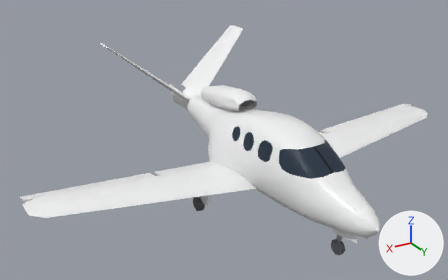
A saved change to the Blender file planes/Cirrus_Vision_Jet/agent_workspace/exports/Cirrus_Vision_Jet_master.blend.
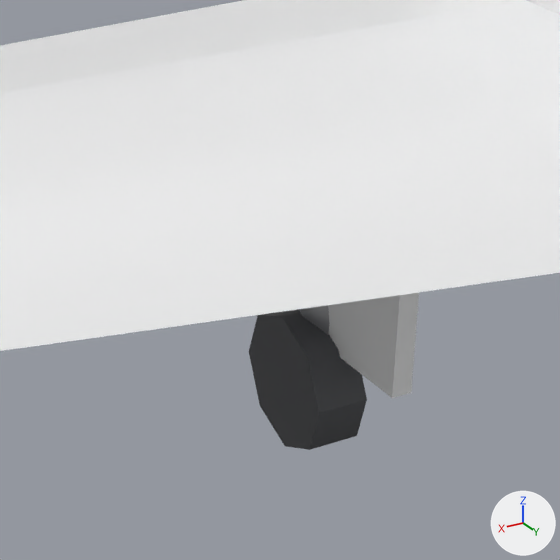
Each version is shown whole from a camera (50 mm lens) standing at (8.21, 11.64, 7.8) and looking at (0.64, -0.98, 1.49), then close up on the part from 37% to 50% of the width and 59% to 80% of the height. The lights are fixed; the arrows at lower right show +X, +Y and +Z. The first two pictures are the older version.

Objects in the first close-up: 'Flap_Right.001', 'GearDoor_Right.001', 'LandingGear_Right.002', 'Wheel_Right.002', 'Wing_Right.002' and 1 more.
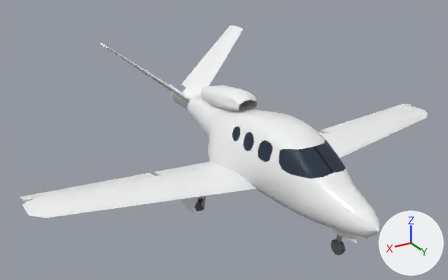
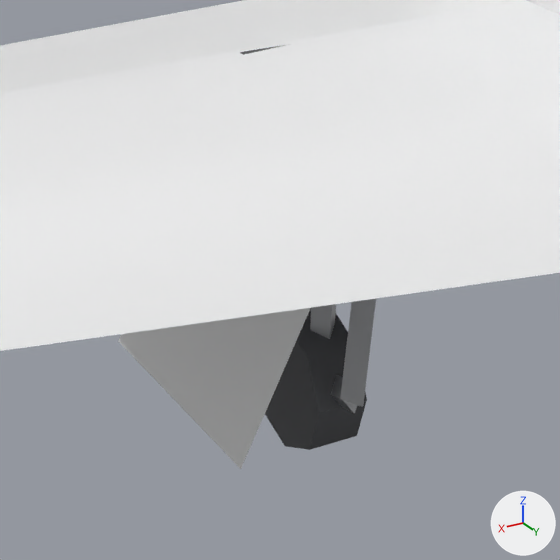
Changed parts and their boxes [x1, y1, x2, y2] in the close-ups (560 x 560 px):
'BayDoor_Main_Right', added
    after: [118, 308, 310, 469]
'GearDoor_Right.001', deleted
    before: [328, 292, 419, 398]
'LandingGear_Right.002', reshaped
    before: [299, 305, 330, 335]
    after: [310, 299, 376, 413]
'WingBay_Right', added (mostly hidden)
    after: [240, 44, 289, 55]

The change, as a diff of the scene's bpy script:
```diff
--- a/planes/Cirrus_Vision_Jet/agent_workspace/exports/Cirrus_Vision_Jet_master.blend.py
+++ b/planes/Cirrus_Vision_Jet/agent_workspace/exports/Cirrus_Vision_Jet_master.blend.py
@@ me_landinggear_right_002 @@
 # used by ob_landinggear_right_002; parent = ob_cirrus_vision_jet_002; location = (1.582, -0.406, 0.922)
-me_landinggear_right_002.from_pydata(...)  # 8 vertices, 12 faces; spans x 0.0..0.159, y -0.115..0.115, z -0.732..-0.042
+me_landinggear_right_002.from_pydata(...)  # 24 vertices, 36 faces; spans x 0.009..0.161, y -0.05..0.282, z -0.775..-0.037
+# me_landinggear_right_002 part 1: the whole mesh is rebuilt
 me_landinggear_right_002.materials.append(mat_sf50_metal_002)
@@ me_baydoor_main_right @@
+me_baydoor_main_right.from_pydata([(0.31, -0.359, -0.583), (0.31, 0.312, -0.633), (0.0, 0.317, -0.024), (0.0, -0.317, 0.024)], [], [(0, 2, 3), (2, 0, 3), (0, 1, 2), (2, 1, 0)])
+me_baydoor_main_right.materials.append(mat_sf50_paint_002)  # white #f4f5f5
@@ me_wingbay_right @@
+me_wingbay_right.from_pydata([(0.6, -0.713, 0.756), (0.6, -0.017, 0.703), (1.78, -0.078, 0.812), (1.78, -0.713, 0.86), (0.635, -0.693, 0.916), (0.635, -0.039, 0.863), (1.745, -0.097, 0.972), (1.745, -0.693, 1.02)], [], [(0, 5, 4), (2, 5, 1), (3, 6, 2), (3, 4, 7), (4, 6, 7), (0, 1, 5), (2, 6, 5), (3, 7, 6), (3, 0, 4), (4, 5, 6)])
+me_wingbay_right.materials.append(mat_sf50_dark_002)  # dark grey #525457
@@ ob_geardoor_right_001 @@
-ob_geardoor_right_001 = bpy.data.objects.new('GearDoor_Right.001', me_geardoor_right_001)
-ob_geardoor_right_001.parent = ob_landinggear_right_002
-ob_geardoor_right_001.matrix_parent_inverse = Matrix(((1.0, 0.0, 0.0, -1.582), (0.0, 1.0, 0.0, 0.406), (0.0, 0.0, 1.0, -0.922), (0.0, 0.0, 0.0, 1.0)))
-ob_geardoor_right_001.location = (0.0, 0.0, 0.0)
@@ ob_baydoor_main_right @@
+ob_baydoor_main_right = bpy.data.objects.new('BayDoor_Main_Right', me_baydoor_main_right)
+ob_baydoor_main_right.parent = ob_cirrus_vision_jet_002
+ob_baydoor_main_right.location = (1.78, -0.396, 0.83)
@@ ob_wingbay_right @@
+ob_wingbay_right = bpy.data.objects.new('WingBay_Right', me_wingbay_right)
+ob_wingbay_right.parent = ob_cirrus_vision_jet_002
+ob_wingbay_right.location = (0.0, 0.0, 0.0)
```
